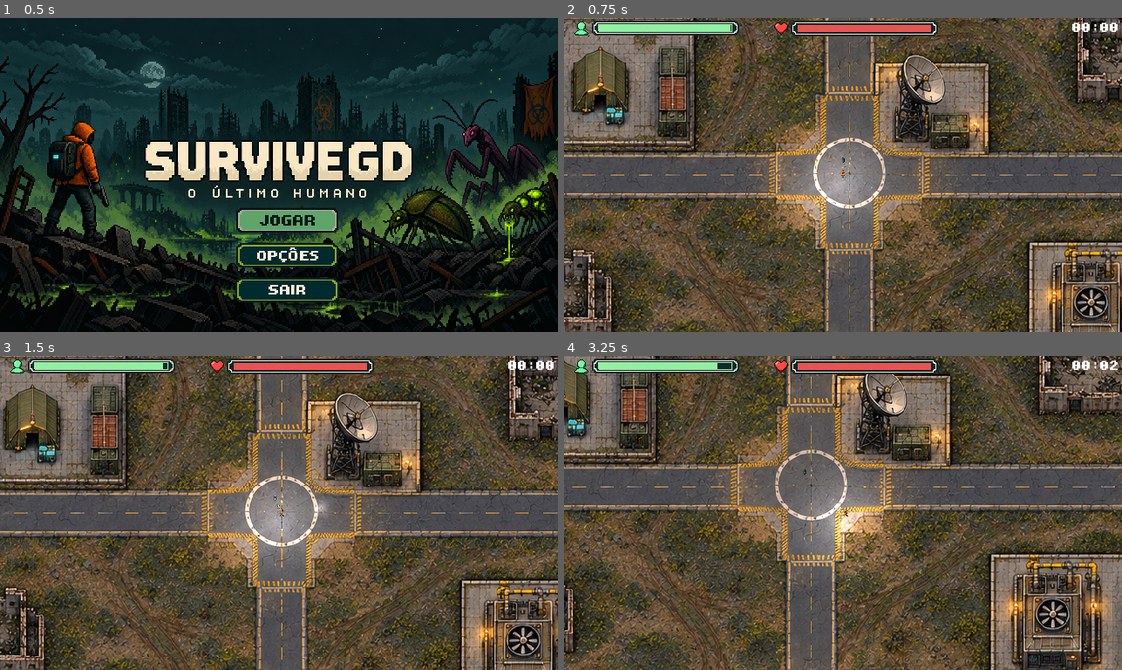
Above: before the commit, frames 1-4 (two rows, left to right).
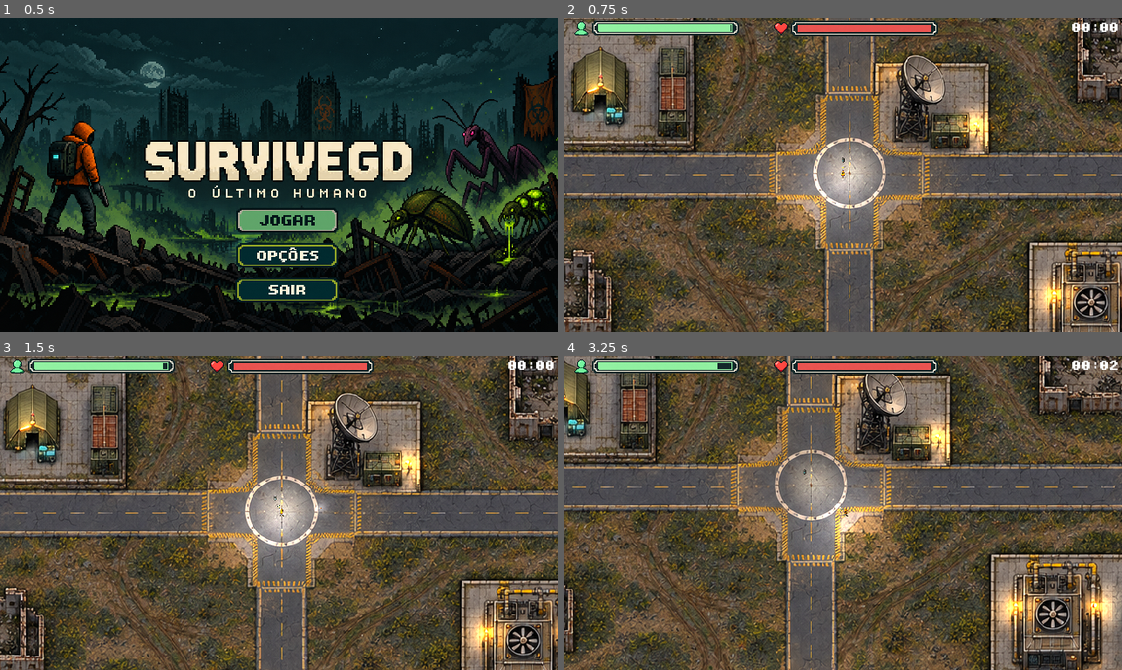
Above: after the commit, the same moments.

Repository: DevLucasOnly/DevLucasOnly-SurviveGD-Prototipo-de-Sobrevivencia-2D
Game: Godot game, scene res://scenes/main_menu.tscn
Two runs of this game, one before a commit and one after it. Both use one fixed random seed, a clock stepped at 60 frames per second and the inputs below. Sound files missing from this copy of the repository are replaced by a short silence.
Inputs (mouse positions are in pixels of both pictures, inside the frame that each line leads up to):
- Up to frame 1 (0.5 s): no input
- Up to frame 2 (0.75 s): click (848, 218) at 0.5 s
- Up to frame 3 (1.5 s): tap Enter at 1.25 s; move the mouse to (401, 497) at 1.27 s; press the mouse at (401, 497) at 1.28 s; hold D (move_right) from 1.28 s (still down)
- Up to frame 4 (3.25 s): move the mouse to (731, 528) at 2.02 s; release D (move_right) at 2.03 s; release the mouse at (731, 528) at 2.03 s; hold S (move_down) 2.03-2.78 s; click (731, 528) at 2.1 s; move the mouse to (898, 443) at 2.77 s; press the mouse at (898, 443) at 2.78 s; hold D (move_right) from 2.78 s (still down)

Frame 1 is identical in both runs. In frame 2, 3.1% of the frame differs, in the area x 2-100%, y 15-97%; in frame 3, 3.1%; in frame 4, 3.5%, in the area x 0-100%, y 7-88%.

Commit message:
Atualizado as iluminações do ambiemte e as Hitboxs

Diff:
--- a/scenes/inimigo.tscn
+++ b/scenes/inimigo.tscn
@@ -103,7 +103,8 @@
 motion_mode = 1
 script = ExtResource("1_61lki")
 
-[node name="Hitbox" type="Area2D" parent="." unique_id=1996568289]
+[node name="Hitbox" type="Area2D" parent="." unique_id=1996568289 groups=["player"]]
+collision_mask = 2
 
 [node name="CollisionShape2D2" type="CollisionShape2D" parent="Hitbox" unique_id=1493889102]
 position = Vector2(0, 1)
--- a/scenes/world.tscn
+++ b/scenes/world.tscn
@@ -57,6 +57,17 @@
 atlas = ExtResource("9_7r4gi")
 region = Rect2(235.56635, 490.43817, 1303.3416, 312.78522)
 
+[sub_resource type="Gradient" id="Gradient_q5onr"]
+colors = PackedColorArray(1, 1, 1, 1, 0, 0, 0, 1)
+
+[sub_resource type="GradientTexture2D" id="GradientTexture2D_snp6e"]
+gradient = SubResource("Gradient_q5onr")
+width = 144
+height = 144
+fill = 1
+fill_from = Vector2(0.5304348, 0.49130434)
+fill_to = Vector2(0.16956522, 0.1826087)
+
 [node name="World" type="Node2D" unique_id=2064019119]
 script = ExtResource("1_71j4m")
 antidoto_cena = ExtResource("2_rwgxs")
@@ -698,6 +709,123 @@
 autoplay = true
 bus = &"BGM"
 
+[node name="Iluminacao" type="Node2D" parent="." unique_id=1385493968]
+
+[node name="PointLight2D" type="PointLight2D" parent="Iluminacao" unique_id=2133197623]
+position = Vector2(1477, 69)
+color = Color(0.9882353, 0.9137255, 0.68235296, 1)
+texture = SubResource("GradientTexture2D_snp6e")
+
+[node name="PointLight2D2" type="PointLight2D" parent="Iluminacao" unique_id=1082793831]
+position = Vector2(1476, -108)
+color = Color(0.9882353, 0.9137255, 0.68235296, 1)
+texture = SubResource("GradientTexture2D_snp6e")
+
+[node name="PointLight2D3" type="PointLight2D" parent="Iluminacao" unique_id=1009087903]
+position = Vector2(583, -96)
+color = Color(0.9882353, 0.9137255, 0.68235296, 1)
+texture = SubResource("GradientTexture2D_snp6e")
+
+[node name="PointLight2D4" type="PointLight2D" parent="Iluminacao" unique_id=2004709373]
+position = Vector2(1393, -1002)
+color = Color(0.9882353, 0.9137255, 0.68235296, 1)
+texture = SubResource("GradientTexture2D_snp6e")
+
+[node name="PointLight2D5" type="PointLight2D" parent="Iluminacao" unique_id=917110731]
+position = Vector2(407, -1015)
+color = Color(0.9882353, 0.9137255, 0.68235296, 1)
+texture = SubResource("GradientTexture2D_snp6e")
+
+[node name="PointLight2D6" type="PointLight2D" parent="Iluminacao" unique_id=1746176851]
+position = Vector2(198, -1019)
+color = Color(0.9882353, 0.9137255, 0.68235296, 1)
+texture = SubResource("GradientTexture2D_snp6e")
+
+[node name="PointLight2D7" type="PointLight2D" parent="Iluminacao" unique_id=1104828344]
+position = Vector2(224, -666)
+color = Color(0.9882353, 0.9137255, 0.68235296, 1)
+texture = SubResource("GradientTexture2D_snp6e")
+
+[node name="PointLight2D8" type="PointLight2D" parent="Iluminacao" unique_id=1915850481]
+position = Vector2(361, -663)
+color = Color(0.9882353, 0.9137255, 0.68235296, 1)
+texture = SubResource("GradientTexture2D_snp6e")
+
+[node name="PointLight2D9" type="PointLight2D" parent="Iluminacao" unique_id=665185961]
+position = Vector2(-801, -1016)
+color = Color(0.9882353, 0.9137255, 0.68235296, 1)
+texture = SubResource("GradientTexture2D_snp6e")
+
+[node name="PointLight2D10" type="PointLight2D" parent="Iluminacao" unique_id=1529460442]
+position = Vector2(-887, -103)
+color = Color(0.9882353, 0.9137255, 0.68235296, 1)
+texture = SubResource("GradientTexture2D_snp6e")
+
+[node name="PointLight2D11" type="PointLight2D" parent="Iluminacao" unique_id=1378825703]
+position = Vector2(-886, 65)
+color = Color(0.9882353, 0.9137255, 0.68235296, 1)
+texture = SubResource("GradientTexture2D_snp6e")
+
+[node name="PointLight2D12" type="PointLight2D" parent="Iluminacao" unique_id=121582132]
+position = Vector2(-834, 943)
+color = Color(0.9882353, 0.9137255, 0.68235296, 1)
+texture = SubResource("GradientTexture2D_snp6e")
+
+[node name="PointLight2D13" type="PointLight2D" parent="Iluminacao" unique_id=1513442484]
+position = Vector2(217, 647)
+color = Color(0.9882353, 0.9137255, 0.68235296, 1)
+texture = SubResource("GradientTexture2D_snp6e")
+
+[node name="PointLight2D14" type="PointLight2D" parent="Iluminacao" unique_id=1221734101]
+position = Vector2(373, 651)
+color = Color(0.9882353, 0.9137255, 0.68235296, 1)
+texture = SubResource("GradientTexture2D_snp6e")
+
+[node name="PointLight2D15" type="PointLight2D" parent="Iluminacao" unique_id=1543305990]
+position = Vector2(219, 927)
+color = Color(0.9882353, 0.9137255, 0.68235296, 1)
+texture = SubResource("GradientTexture2D_snp6e")
+
+[node name="PointLight2D16" type="PointLight2D" parent="Iluminacao" unique_id=1456510116]
+position = Vector2(378, 925)
+color = Color(0.9882353, 0.9137255, 0.68235296, 1)
+texture = SubResource("GradientTexture2D_snp6e")
+
+[node name="PointLight2D17" type="PointLight2D" parent="Iluminacao" unique_id=463773977]
+position = Vector2(767, 281)
+color = Color(0.9882353, 0.9137255, 0.68235296, 1)
+texture = SubResource("GradientTexture2D_snp6e")
+
+[node name="PointLight2D18" type="PointLight2D" parent="Iluminacao" unique_id=1641667893]
+position = Vector2(958, 283)
+color = Color(0.9882353, 0.9137255, 0.68235296, 1)
+texture = SubResource("GradientTexture2D_snp6e")
+
+[node name="PointLight2D19" type="PointLight2D" parent="Iluminacao" unique_id=1125505432]
+position = Vector2(1171, 281)
+color = Color(0.9882353, 0.9137255, 0.68235296, 1)
+texture = SubResource("GradientTexture2D_snp6e")
+
+[node name="PointLight2D20" type="PointLight2D" parent="Iluminacao" unique_id=490454390]
+position = Vector2(1426, 941)
+color = Color(0.9882353, 0.9137255, 0.68235296, 1)
+texture = SubResource("GradientTexture2D_snp6e")
+
+[node name="PointLight2D21" type="PointLight2D" parent="Iluminacao" unique_id=980696555]
+position = Vector2(-503, -185)
+color = Color(0.9882353, 0.9137255, 0.68235296, 1)
+texture = SubResource("GradientTexture2D_snp6e")
+
+[node name="PointLight2D22" type="PointLight2D" parent="Iluminacao" unique_id=371565808]
+position = Vector2(-291, -187)
+color = Color(0.9882353, 0.9137255, 0.68235296, 1)
+texture = SubResource("GradientTexture2D_snp6e")
+
+[node name="PointLight2D23" type="PointLight2D" parent="Iluminacao" unique_id=1538129280]
+position = Vector2(295, 1)
+color = Color(0.9882353, 0.9137255, 0.68235296, 1)
+texture = SubResource("GradientTexture2D_snp6e")
+
 [connection signal="focus_entered" from="PauseMenu/VBoxContainer/BtnContinuar" to="PauseMenu" method="_on_btn_continuar_mouse_entered"]
 [connection signal="focus_exited" from="PauseMenu/VBoxContainer/BtnContinuar" to="PauseMenu" method="_on_btn_continuar_mouse_exited"]
 [connection signal="mouse_entered" from="PauseMenu/VBoxContainer/BtnContinuar" to="PauseMenu" method="_on_btn_continuar_mouse_entered"]
